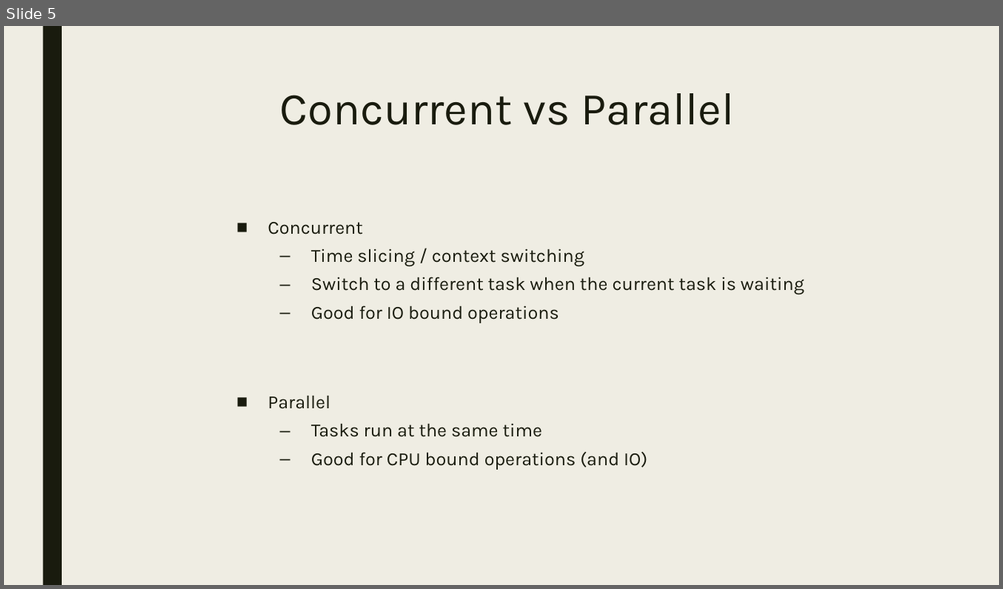
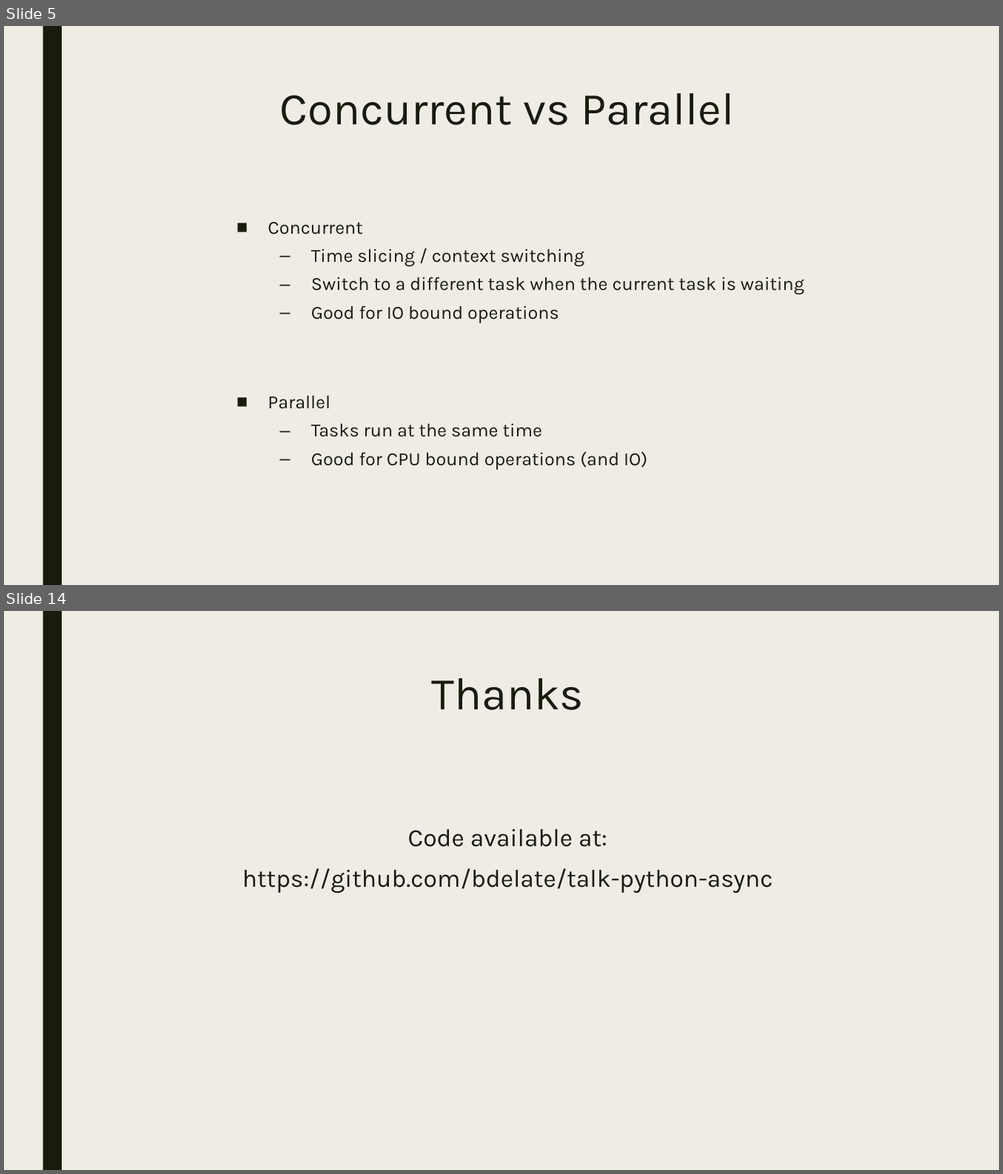
Before and after one commit to bdelate/talk-python-async, a slide deck: slides.pptx. Shown one above the other, each under a label of ours: slide 5 before the commit, slides 5 and 14 after it; the slides between them are not shown. The pictures are 1003x589 and 1003x1174 pixels, drawn with LibreOffice and Linux fonts; fonts in the diff are those of the drawing. Boxes give left, top, right and bottom in pixels: in the first picture for what was removed or moved away, otherwise in the second. Text is boxed around its words. In the diff, an @@ line names an element or a change of style, - is before the commit and + after.

```diff
--- a/slides.pptx
+++ b/slides.pptx
@@ slide 14 added at [4, 611, 999, 1170], background #EFEDE3; not listed: 1 template element that a slide beside it also shows @@
@@ title added at [431, 678, 583, 710], 44 pt, text #191B0E @@
+Thanks
@@ text added at [242, 829, 773, 894], 24 pt, text #191B0E @@
+Code available at:
+https://github.com/bdelate/talk-python-async
```
Also in this commit, not shown: 1 slide changed, 8 other slides added, 1 other file.
